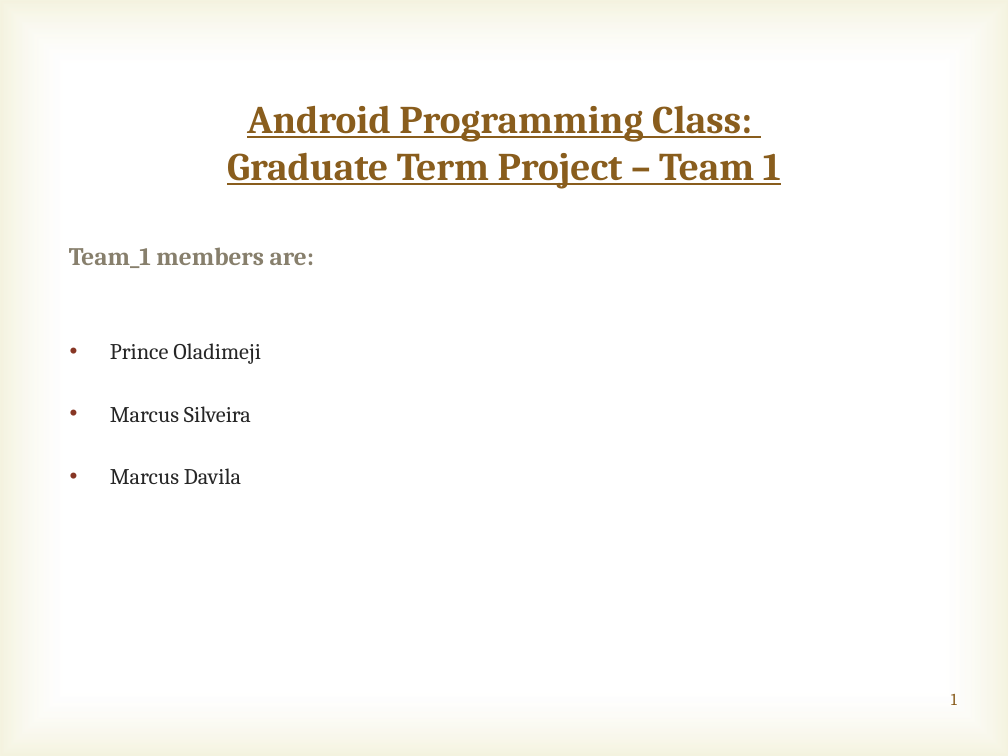
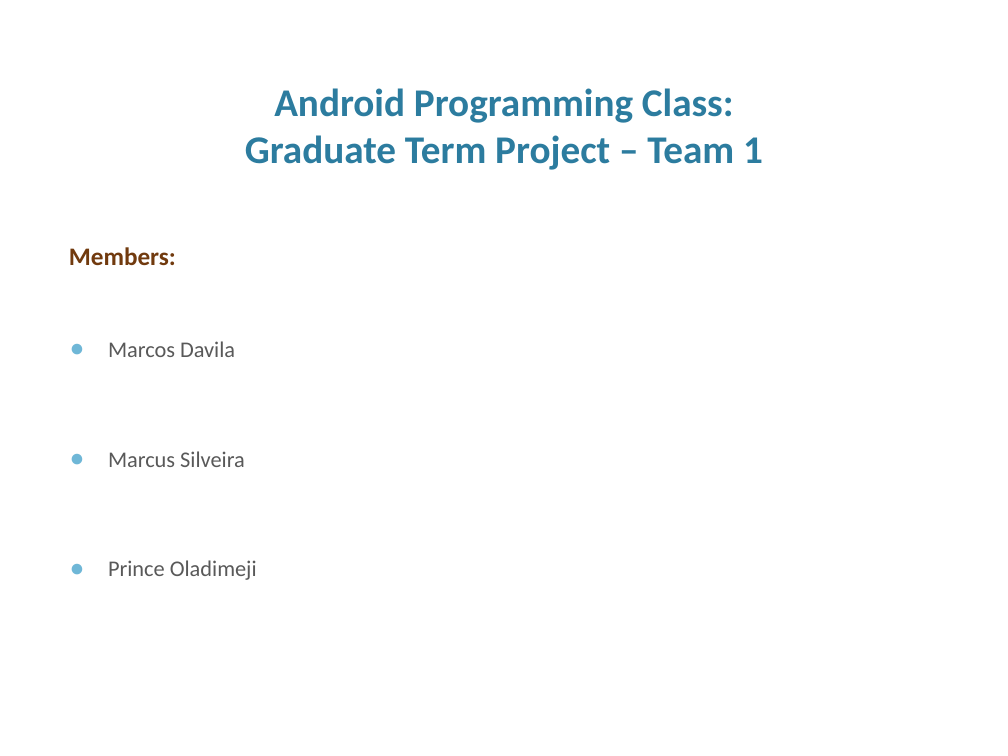
Before and after one commit to marcusvsilveira/lehman-android, a slide deck: slide 1 of Initial_presentation/Initial presentation.pptx. Drawn at 1008x756 pixels with LibreOffice and Linux fonts; fonts in the diff are those of the drawing; background and template pictures are left out. Boxes give left, top, right and bottom in pixels: in the first picture for what was removed or moved away, otherwise in the second. Text is boxed around its words. In the diff, an @@ line names an element or a change of style, - is before the commit and + after.

Commit message:
new version of the presentation. new color theme and some fixes

```diff
--- a/Initial_presentation/Initial presentation.pptx
+++ b/Initial_presentation/Initial presentation.pptx
@@ rectangle removed at [0, 0, 1008, 756] @@
@@ title "Android Programming Class: Graduate Term ..." at [245, 88, 763, 170]: vertical alignment middle to bottom @@
@@ title at [245, 88, 763, 170]: text changed; font Cambria to Calibri; text colour #895D1D to #2C7C9F @@
-Android Programming Class:
-Graduate Term Project – Team 1
+Android Programming Class:
+Graduate Term Project – Team 1
@@ text at [69, 247, 176, 266]: text changed; font Cambria to Calibri; text colour #877F6C to #713A0F @@
-Team_1 members are:
+Members:
@@ text at [108, 341, 245, 467]: paragraphs added @@
+● Marcos Davila
+● Marcus Silveira
@@ text at [110, 406, 251, 484]: paragraphs removed @@
-• Marcus Silveira
-• Marcus Davila
@@ text at [108, 560, 257, 580]: font Cambria to Calibri, text colour #262626 to #595959 in "Prince Oladimeji"; bullet • to ●; more space between paragraphs; bullet colour #873624 to #6FB7D7 @@
@@ page number: place and size @@
-page number at [951, 694, 957, 705]
+page number at [871, 691, 980, 732]
@@ page number at [871, 691, 980, 732]: size 12 to 28 pt, font Cambria to Calibri, text colour #895D1D to #FFFFFF @@
```
Also in this commit, not shown: 13 other slides changed, 1 slide added.
